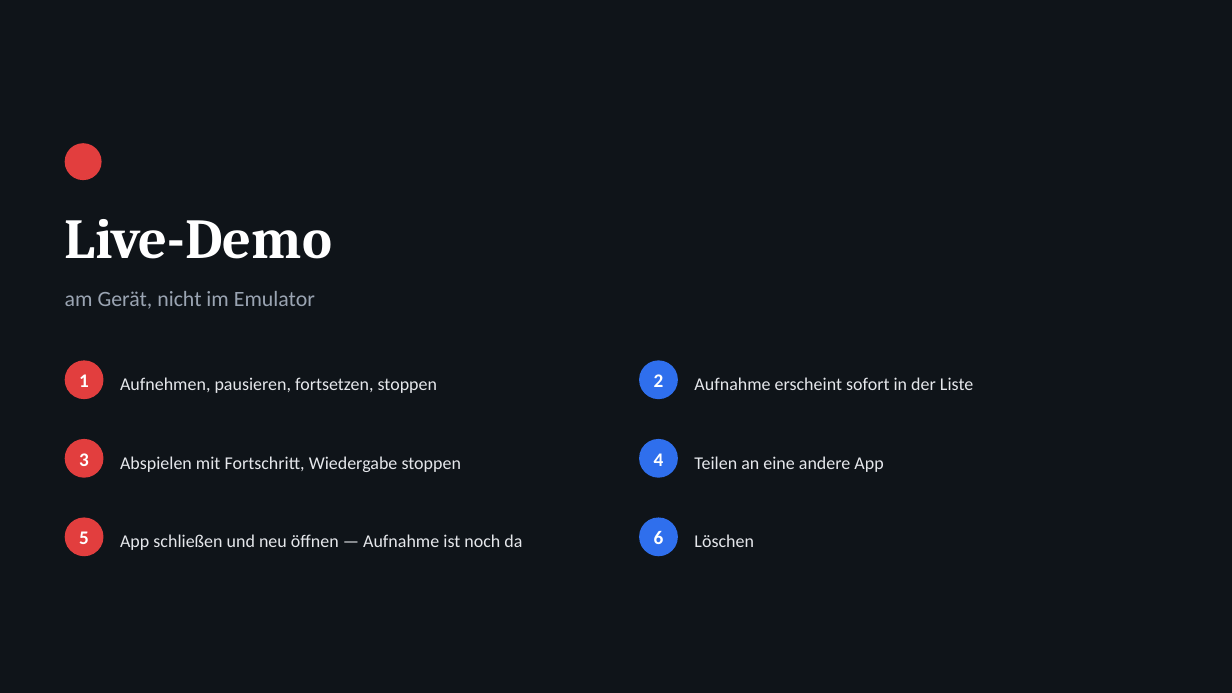
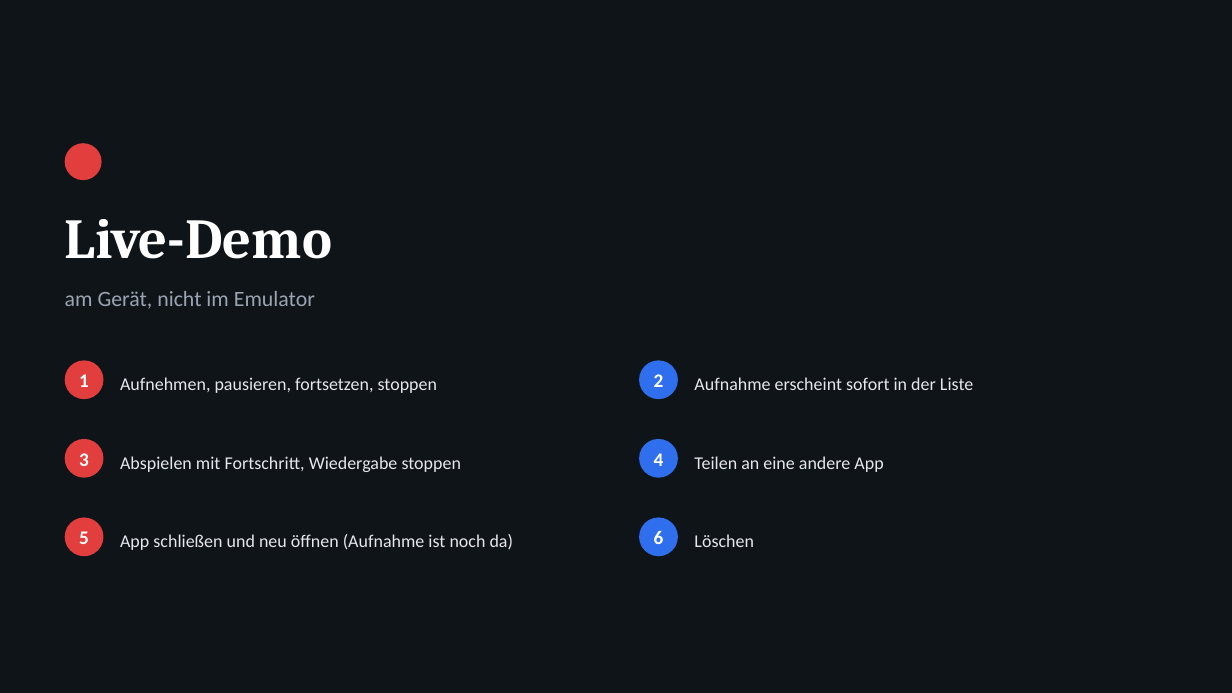
Before and after one commit to Denni-spy/audio-recorder-app, a slide deck: slide 4 of praesentation/Audio-Recorder-App-Praesentation.pptx. Drawn at 1232x693 pixels with LibreOffice and Linux fonts; fonts in the diff are those of the drawing. Boxes give left, top, right and bottom in pixels: in the first picture for what was removed or moved away, otherwise in the second. Text is boxed around its words. In the diff, an @@ line names an element or a change of style, - is before the commit and + after.

```diff
--- a/praesentation/Audio-Recorder-App-Praesentation.pptx
+++ b/praesentation/Audio-Recorder-App-Praesentation.pptx
@@ text at (120,534,513,550): text changed @@
-App schließen und neu öffnen — Aufnahme ist noch da
+App schließen und neu öffnen (Aufnahme ist noch da)
```
Also in this commit, not shown: 12 other slides changed, 1 slide removed.
